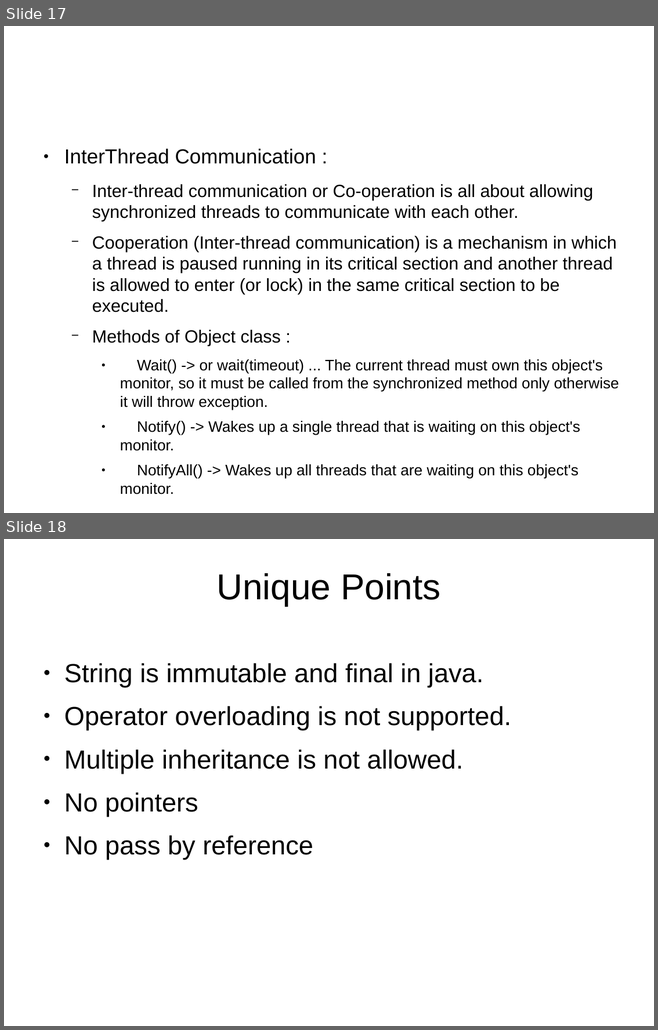
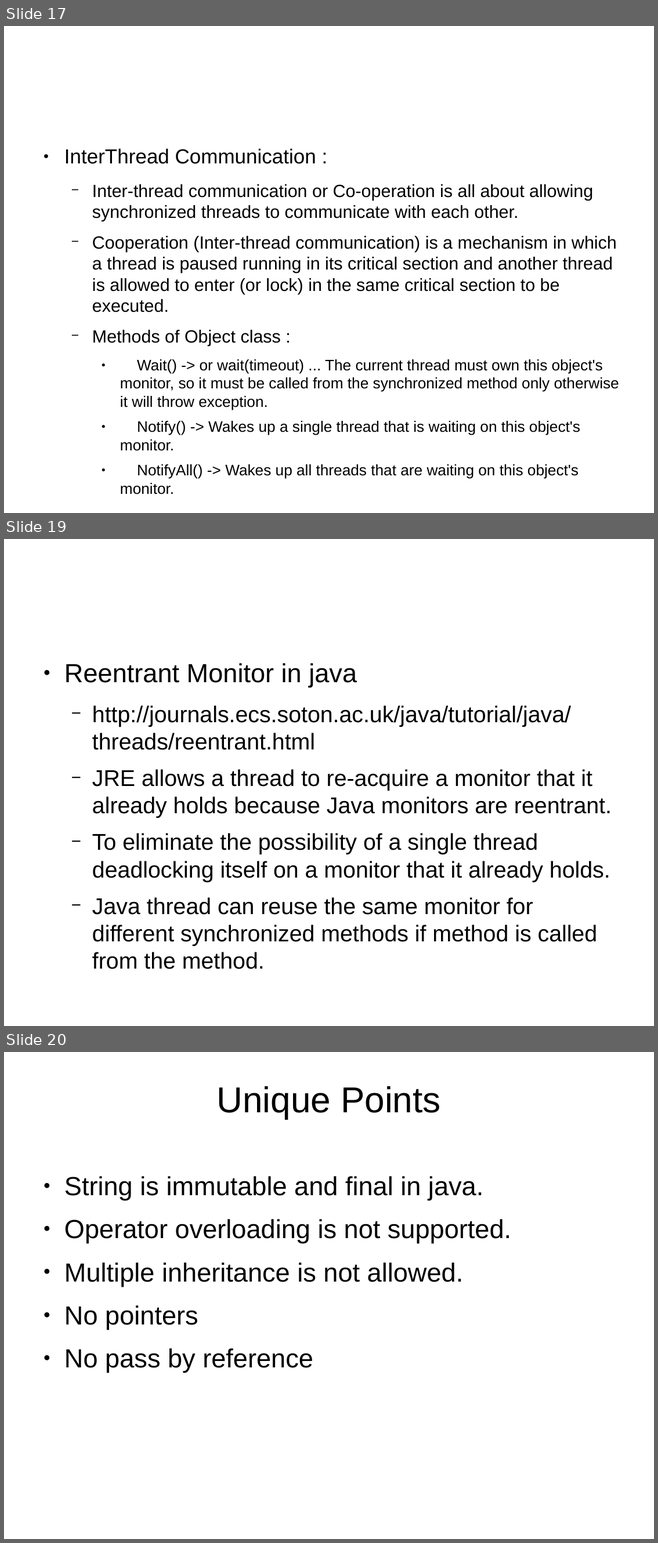
Before and after one commit to shikha-desai/Internship_PreWork, a slide deck: Java/Java_Notes.odp. Shown one above the other, each under a label of ours: slides 17 and 18 before the commit, slides 17, 19 and 20 after it; the slides between them are not shown. The pictures are 658x1030 and 658x1543 pixels, drawn with LibreOffice and Linux fonts; fonts in the diff are those of the drawing; background and template pictures are left out. Boxes give left, top, right and bottom in pixels: in the first picture for what was removed or moved away, otherwise in the second. Text is boxed around its words. In the diff, an @@ line names an element or a change of style, - is before the commit and + after.

```diff
--- a/Java/Java_Notes.odp
+++ b/Java/Java_Notes.odp
@@ slide 19 added at box(4, 539, 654, 1026), background picture (left out) @@
@@ text added at box(64, 663, 611, 946), 27.9 pt, text #000000 @@
+● Reentrant Monitor in java
+  − http://journals.ecs.soton.ac.uk/java/tutorial/java/threads/reentrant.html
+  − JRE allows a thread to re-acquire a monitor that it already holds because Java monitors are reentrant.
+  − To eliminate the possibility of a single thread deadlocking itself on a monitor that it already holds.
+  − Java thread can reuse the same monitor for different synchronized methods if method is called from the method.
@@ what was slide 18 is now slide 20 @@
```
Also in this commit, not shown: 1 other slide added, 1 other file.
